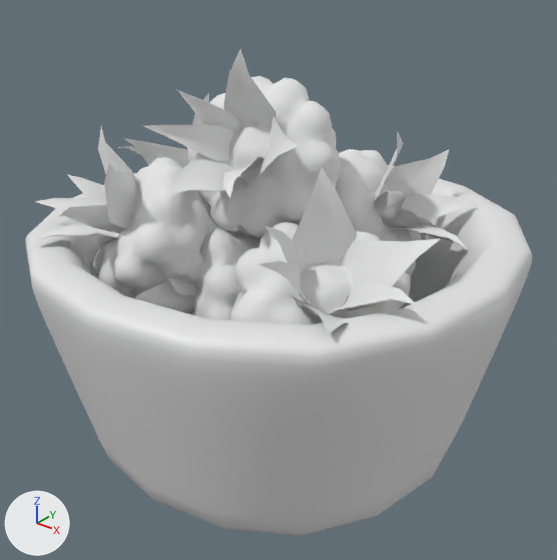
Before and after pictures for a commit that changed the FBX model Assets/Models/Meshes/Barstuff/bins/bins_ing/bin_G.fbx.
The view is the same before and after, from a 50 mm lens placed at (0.705, 0.894, 0.526), pointed at (0.328, 1.365, 0.234). The lights are fixed; the arrows at lower left show +X, +Y and +Z.

Objects in the first picture: 'Bin_G', 'Ing_G_clust'.
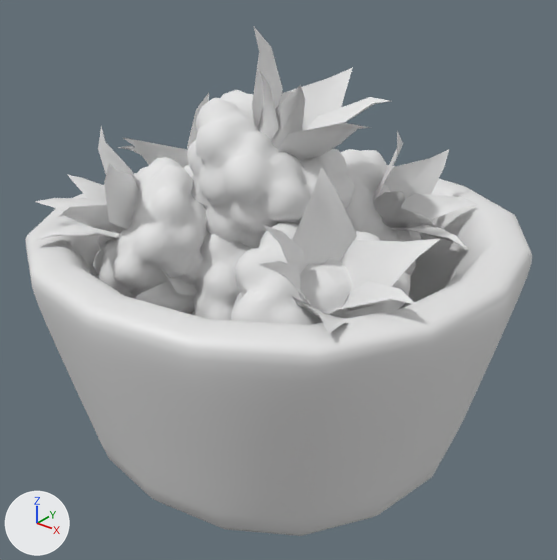
The newer file is also turned or shifted as a whole; pictures and numbers use the older file's frame.

Edits to the bpy script that builds the scene:
```text
Change me_plane_016:
    used by ob_ing_g_clust; location = (0.2834, 1.413, 0.1544)
    remove me_plane_016.from_pydata(...)  # 12024 vertices, 11826 faces; spans x -0.165..0.22, y -0.206..0.112, z -0.076..0.279
    add me_plane_016.from_pydata(...)  # 12024 vertices, 11826 faces; spans x -0.165..0.22, y -0.206..0.112, z -0.076..0.289
    me_plane_016 part 1: the loose piece of 10 vertices spanning x -0.005..0.021, y -0.109..-0.059, z 0.2..0.247 is multiplied about its middle by the matrix ((-0.075, -0.931, -0.542), (1.074, -0.019, -0.116), (0.091, -0.547, 0.927)), then moved by (0.042, 0.009, 0.01)
    me_plane_016 part 2: the loose piece of 10 vertices spanning x -0.013..0.02, y -0.139..-0.061, z 0.187..0.225 is multiplied about its middle by the matrix ((-0.075, -0.931, -0.542), (1.074, -0.019, -0.116), (0.091, -0.547, 0.927)), then moved by (0.071, 0.023, 0.019)
    me_plane_016 part 3: the loose piece of 10 vertices spanning x 0.007..0.05, y -0.15..-0.072, z 0.175..0.201 is multiplied about its middle by the matrix ((-0.075, -0.931, -0.542), (1.074, -0.019, -0.116), (0.091, -0.547, 0.927)), then moved by (0.064, 0.063, 0.029)
    me_plane_016 part 4: the loose piece of 10 vertices spanning x 0.028..0.075, y -0.14..-0.064, z 0.182..0.202 is multiplied about its middle by the matrix ((-0.075, -0.931, -0.542), (1.074, -0.019, -0.116), (0.091, -0.547, 0.927)), then moved by (0.029, 0.078, 0.026)
    me_plane_016 part 5: the loose piece of 10 vertices spanning x 0.044..0.106, y -0.103..-0.056, z 0.183..0.229 is multiplied about its middle by the matrix ((-0.075, -0.931, -0.542), (1.074, -0.019, -0.116), (0.091, -0.547, 0.927)), then moved by (-0.024, 0.079, 0.015)
    me_plane_016 part 6: the loose piece of 10 vertices spanning x 0.011..0.059, y -0.088..-0.055, z 0.21..0.279 is multiplied about its middle by the matrix ((-0.075, -0.931, -0.542), (1.074, -0.019, -0.116), (0.091, -0.547, 0.927)), then moved by (-0.01, 0.024, 0.004)
    me_plane_016 part 7: 1276 of 12024 vertices moved; they spanned x -0.034..0.096, y -0.096..0.038, z 0.119..0.25 and now span x -0.039..0.105, y -0.115..0.023, z 0.092..0.235; mean shift (0.0, -0.02, -0.014); largest move (-0.011, 0.023, 0.172) -> (-0.021, -0.092, 0.125)
```

Pixel boxes (x1, y1, x2, y2) of what changed, in the pictures (557 x 560 px; the box of a moved part takes in the faces that stretch with it):
'Ing_G_clust', reshaped (8% taller)
    before: (34, 48, 478, 334)
    after: (34, 26, 478, 334)
part 1 of me_plane_016, moved or reshaped
    before: (178, 90, 244, 132)
    after: (258, 70, 279, 141)
part 2 of me_plane_016, moved or reshaped
    before: (144, 124, 234, 161)
    after: (272, 85, 305, 149)
part 3 of me_plane_016, moved or reshaped
    before: (165, 153, 250, 195)
    after: (278, 123, 370, 160)
part 4 of me_plane_016, moved or reshaped
    before: (223, 157, 264, 198)
    after: (306, 97, 390, 130)
part 5 of me_plane_016, moved or reshaped
    before: (256, 116, 298, 178)
    after: (278, 68, 352, 131)
part 6 of me_plane_016, moved or reshaped
    before: (223, 48, 276, 128)
    after: (252, 26, 283, 126)
part 7 of me_plane_016, moved or reshaped
    before: (188, 76, 342, 238)
    after: (187, 90, 354, 248)
